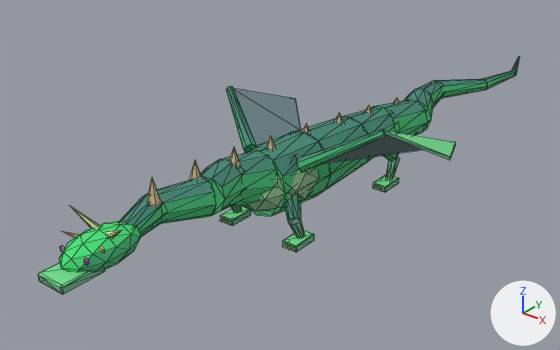
The glTF model assets/exports/creatures/creature_dragon_v01.glb, before and after one commit.
Before and after are seen from a 50 mm lens placed at (20.7, -28.5, 18.8), pointed at (-2.7, 0.8, 0.7). The lights are fixed; the arrows at lower right show +X, +Y and +Z. The first picture is the older version. Mesh edges are drawn as thin lines. Where no turn or scale is listed for an object, it has been applied to the vertices. Vertices at exactly the same position are counted once.

Names of what the first picture shows: 'GEO_creature_dragon_v01'.
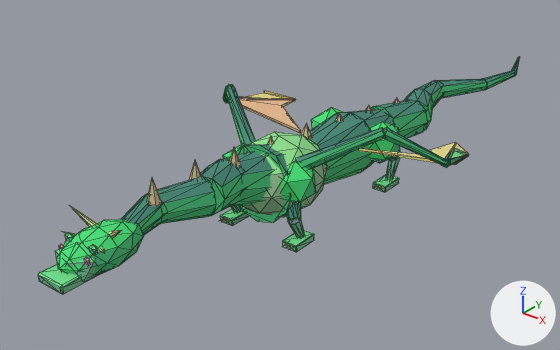
The change, as a diff of the scene's bpy script:
```diff
--- a/assets/exports/creatures/creature_dragon_v01.glb.py
+++ b/assets/exports/creatures/creature_dragon_v01.glb.py
@@ me_geo_creature_dragon_v01 @@
 # used by ob_geo_creature_dragon_v01; location = (0.0, 0.0, 0.0)
-me_geo_creature_dragon_v01.from_pydata(...)  # 830 vertices, 1436 faces; spans x -6.1..6.1, y -15.6..24.4, z 0.2..5.8
+me_geo_creature_dragon_v01.from_pydata(...)  # 1014 vertices, 1760 faces; spans x -6.9..6.9, y -15.6..24.4, z 0.2..5.8
+# me_geo_creature_dragon_v01 part 1: a new loose piece, an icosphere of 80 faces spanning x -2.1..2.1, y -5.2..0.0, z 0.9..4.8, in mat_mat_creature_indexed
+# me_geo_creature_dragon_v01 part 2: a new loose piece, an icosphere of 20 faces spanning x -2.5..-0.6, y -4.4..-2.4, z 2.0..4.2, in mat_mat_creature_indexed
+# me_geo_creature_dragon_v01 part 3: a new loose piece, an icosphere of 20 faces spanning x 0.6..2.5, y -4.4..-2.4, z 2.0..4.2, in mat_mat_creature_indexed
+# me_geo_creature_dragon_v01 part 4: a new loose piece, an icosphere of 20 faces spanning x -2.6..-0.6, y 2.7..5.0, z 1.5..3.9, in mat_mat_creature_indexed
+# me_geo_creature_dragon_v01 part 5: a new loose piece, an icosphere of 20 faces spanning x 0.6..2.6, y 2.7..5.0, z 1.5..3.9, in mat_mat_creature_indexed
+# me_geo_creature_dragon_v01 part 6: a new loose piece, an icosphere of 20 faces spanning x -0.9..0.9, y -14.9..-13.6, z 2.9..4.5, in mat_mat_creature_indexed
+# me_geo_creature_dragon_v01 part 7: a new loose piece, an icosphere of 20 faces spanning x 0.46..0.89, y -14.16..-13.94, z 4.1..4.55, in mat_mat_creature_indexed
+# me_geo_creature_dragon_v01 part 8: the loose piece of 68 vertices spanning x -1.7..1.7, y -4.2..6.7, z 0.9..4.5 is rebuilt with 68 vertices and now spans x -1.9..1.9, y -4.3..6.7, z 0.7..4.8
+# me_geo_creature_dragon_v01 part 9: a new loose piece of 14 vertices spanning x -6.8..-4.4, y -1.1..1.2, z 3.9..5.8, in mat_mat_creature_indexed
+# me_geo_creature_dragon_v01 part 10: a new loose piece of 14 vertices spanning x 4.4..6.8, y -1.1..1.2, z 3.9..5.8, in mat_mat_creature_indexed
+# me_geo_creature_dragon_v01 part 11: the loose piece of 42 vertices spanning x -1.7..1.7, y -5.5..0.2, z 1.2..4.2 is deleted
+# me_geo_creature_dragon_v01 part 12
+# 9 vertices are removed from x -4.6..4.6, y -13.8..-0.9, z 3.7..5.7
+# 41 faces are deleted
+# 5 vertices in x 0.4..0.8, y -14.4..-12.3, z 3.1..4.2 move by (0.1, 0.0, 0.0)
+# 4 vertices in x 0.0..0.9, y -14.7..-11.7, z 3.0..3.4 move by (0.0, 0.0, -0.1)
+# 3 vertices in x -0.9..-0.5, y -14.4..-13.2, z 3.1..3.9 move by (-0.1, 0.0, 0.0)
+# 3 vertices in x 0.0..0.2, y -14.1..-12.3, z 4.4..4.5 move by (0.0, 0.0, 0.1)
+# 34 vertices move from x -5.1..5.1, y -15.0..5.3, z 3.0..4.4 to x -5.1..5.1, y -15.1..5.3, z 3.0..4.5
+# 93 vertices are added at x -6.9..6.9, y -14.2..5.3, z 2.9..4.5
+# 197 new faces join them
+# me_geo_creature_dragon_v01 part 13: 3 kept faces spanning x -0.8..0.8, y -14.8..-11.6, z 3.3..4.2 get new vertex colours; the middle colour goes from green #438976 to green #43bc76
 me_geo_creature_dragon_v01.materials.append(mat_mat_creature_indexed)
```

Location of each change, [x1, y1, x2, y2] in pixels of the pictures (560 x 350 px):
part 1 of me_geo_creature_dragon_v01, added (green): after [244, 132, 327, 217]
part 2 of me_geo_creature_dragon_v01, added (mostly hidden): after [223, 144, 246, 159]
part 3 of me_geo_creature_dragon_v01, added (green): after [281, 161, 316, 203]
part 4 of me_geo_creature_dragon_v01, added (mostly hidden): after [311, 107, 342, 129]
part 5 of me_geo_creature_dragon_v01, added (green): after [369, 121, 400, 163]
part 6 of me_geo_creature_dragon_v01, added: after [55, 242, 98, 282]
part 7 of me_geo_creature_dragon_v01, added: after [88, 244, 98, 255]
part 8 of me_geo_creature_dragon_v01, rebuilt: before [245, 108, 396, 216]; after [237, 109, 394, 222]
part 9 of me_geo_creature_dragon_v01, added: after [223, 84, 233, 101]
part 10 of me_geo_creature_dragon_v01, added (green): after [384, 127, 448, 166]
part 11 of me_geo_creature_dragon_v01, deleted (green): before [244, 167, 320, 211]
part 12 of me_geo_creature_dragon_v01, reshaped: before [59, 88, 456, 272]; after [56, 90, 469, 275]
part 13 of me_geo_creature_dragon_v01, recoloured: before [132, 227, 141, 237]; after [134, 225, 144, 236]
